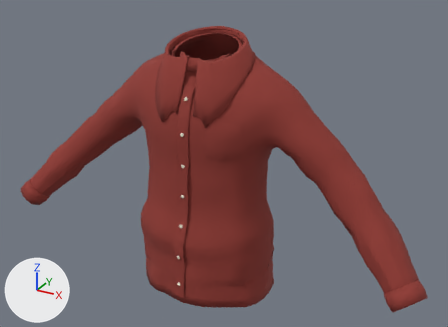
The glTF model godot/assets/wear/koszula.glb: old version first, new version second.
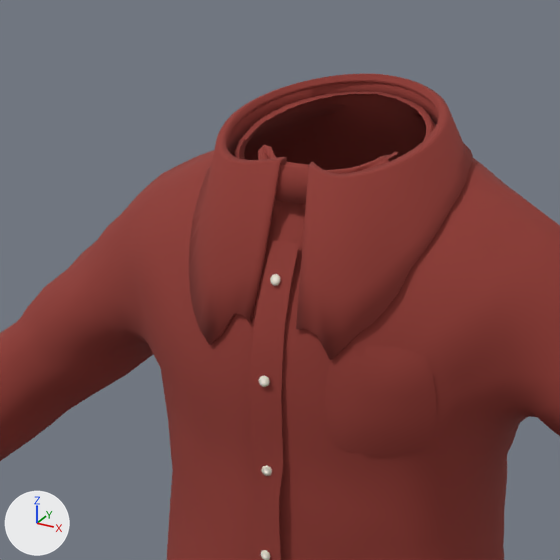
Each version appears first whole from a 50 mm lens placed at (0.824, -1.412, 1.921), pointed at (0.045, 0.003, 1.214), and next in a close-up on the part from 20% to 64% of the width and 0% to 61% of the height. The axes (+X, +Y, +Z) are drawn at lower left. The lights are the same throughout. The last two pictures show the newer version. Where no turn or scale is listed for an object, it has been applied to the vertices. Vertices at exactly the same position are counted once.

In view in the first close-up: 'koszula'.
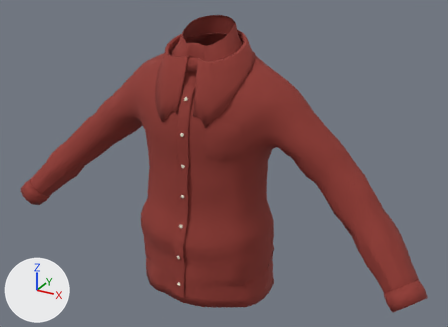
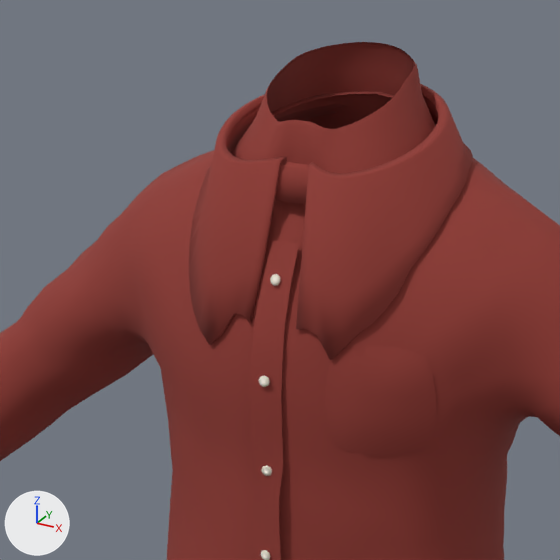
Diff of the bpy script that builds the scene:
```diff
--- a/godot/assets/wear/koszula.glb.py
+++ b/godot/assets/wear/koszula.glb.py
@@ me_koszula @@
 # used by ob_koszula; location = (0.0, 0.0, 0.895)
-me_koszula.from_pydata(...)  # 4235 vertices, 8074 faces; spans x -0.652..0.655, y -0.181..0.152, z -0.056..0.688
+me_koszula.from_pydata(...)  # 4475 vertices, 8434 faces; spans x -0.652..0.655, y -0.181..0.152, z -0.056..0.72
+# me_koszula part 1: a new loose piece of 240 vertices spanning x -0.102..0.102, y -0.09..0.082, z 0.606..0.72, in mat_krata_koszula (red #903730)
+# other edits to the shape of me_koszula do not show in these pictures
 me_koszula.materials.append(mat_krata_koszula)
```

Pixel boxes [x1, y1, x2, y2] of what changed, in the close-ups (560 x 560 px):
'koszula', reshaped
    before: [0, 74, 560, 560]
    after: [0, 42, 560, 560]
part 1 of me_koszula, added (red)
    after: [231, 42, 435, 174]
